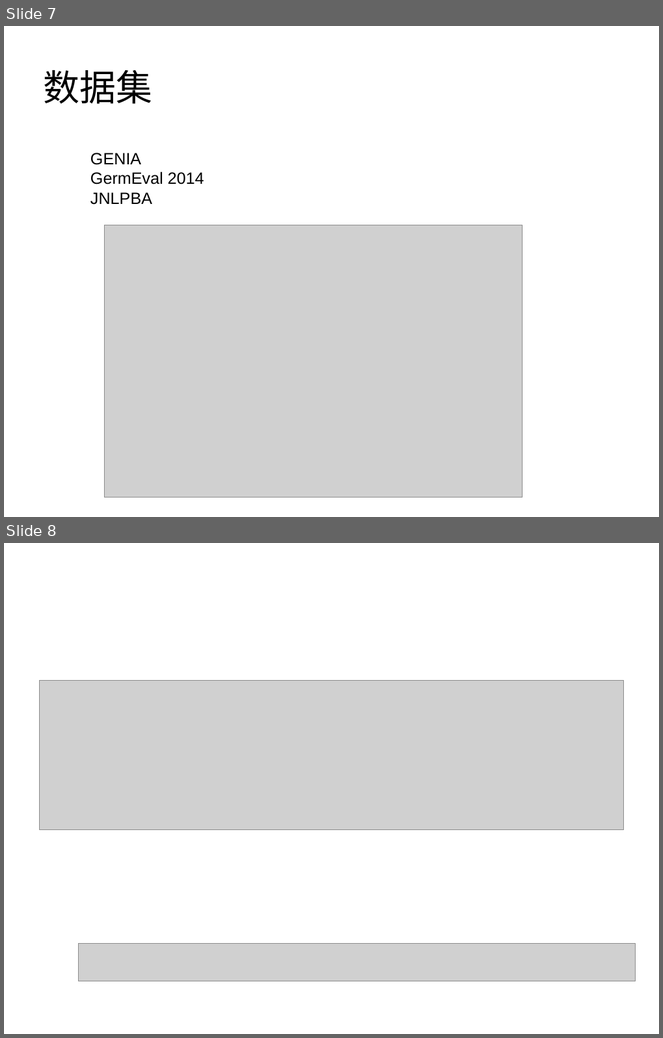
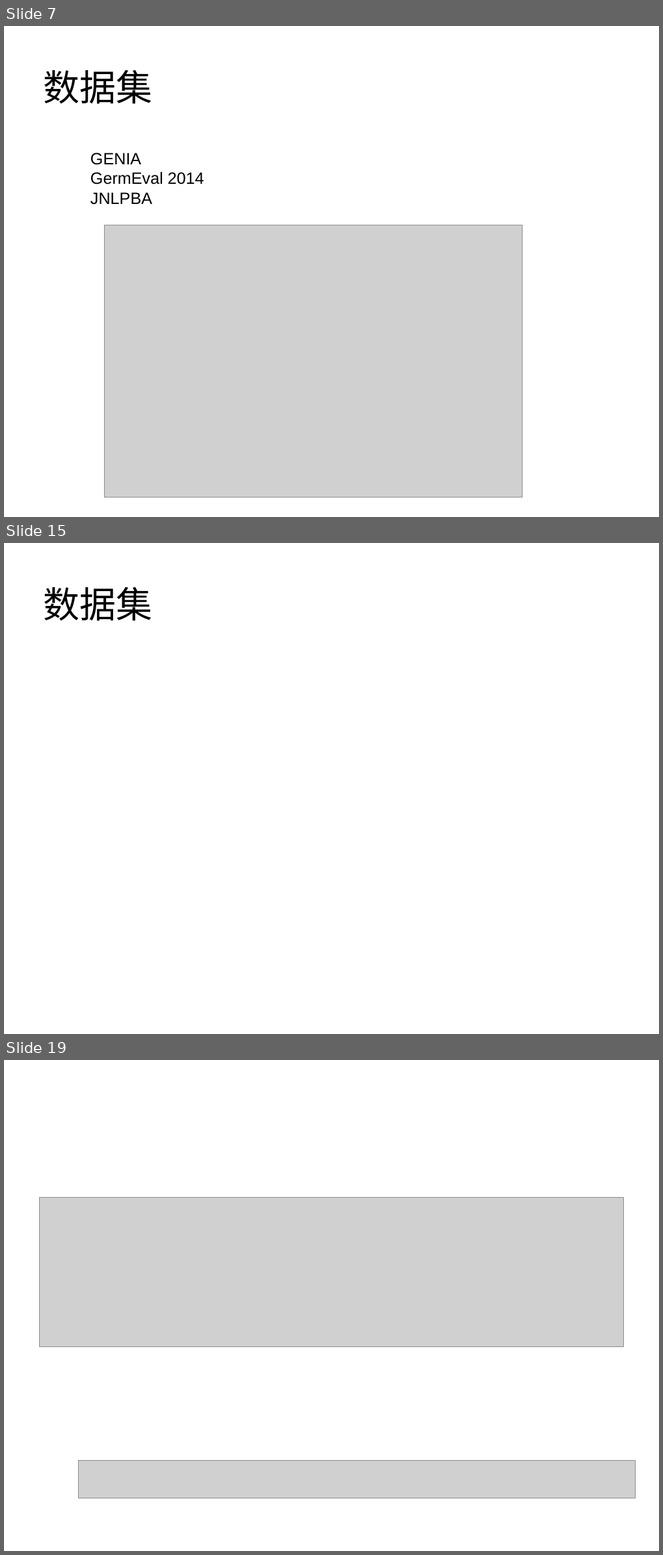
Before and after one commit to yilinduan/paper, a slide deck: Nested Named Entity Recognition/nested NER.ppt. Shown one above the other, each under a label of ours: slides 7 and 8 before the commit, slides 7, 15 and 19 after it; the slides between them are not shown. The pictures are 663x1038 and 663x1555 pixels, drawn with LibreOffice and Linux fonts; fonts in the diff are those of the drawing; grey boxes stand for pictures. Boxes give left, top, right and bottom in pixels: in the first picture for what was removed or moved away, otherwise in the second. Text is boxed around its words. In the diff, an @@ line names an element or a change of style, - is before the commit and + after.

```diff
--- a/Nested Named Entity Recognition/nested NER.ppt
+++ b/Nested Named Entity Recognition/nested NER.ppt
@@ slide 15 added at [4,543,659,1034], background #FFFFFF @@
@@ title added at [43,587,152,621], 40 pt, text #000000 @@
+数据集
@@ what was slide 8 is now slide 19 @@
```
Also in this commit, not shown: 10 other slides added, 3 other files.
